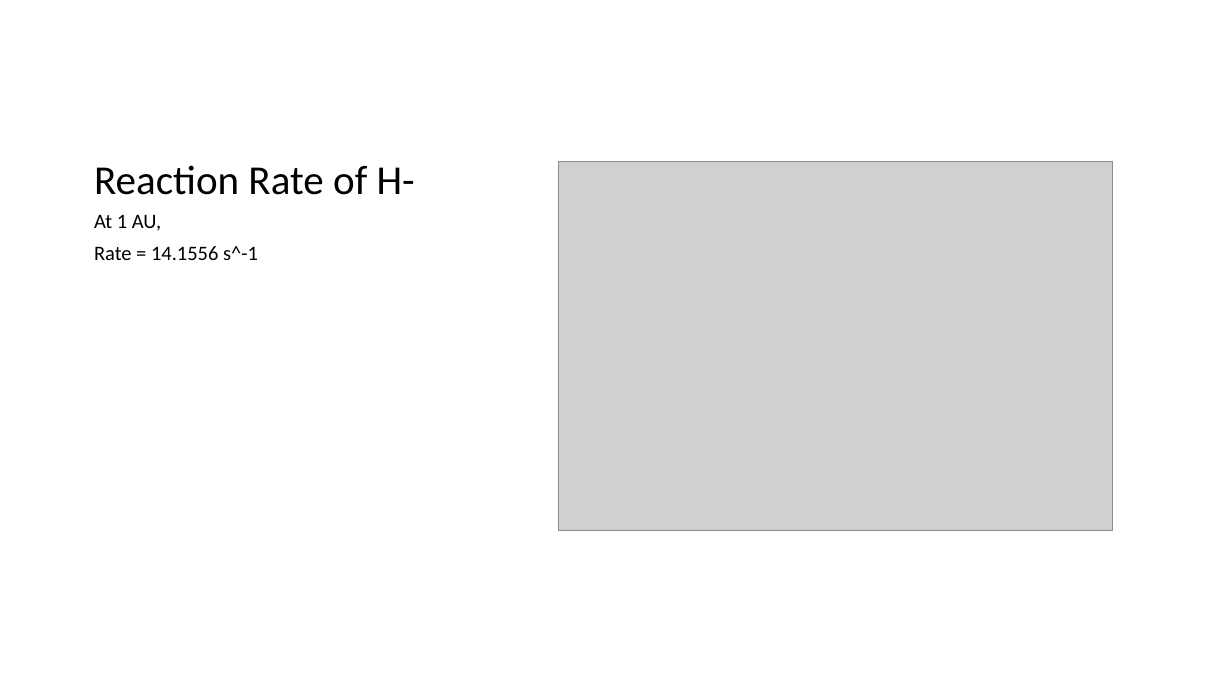
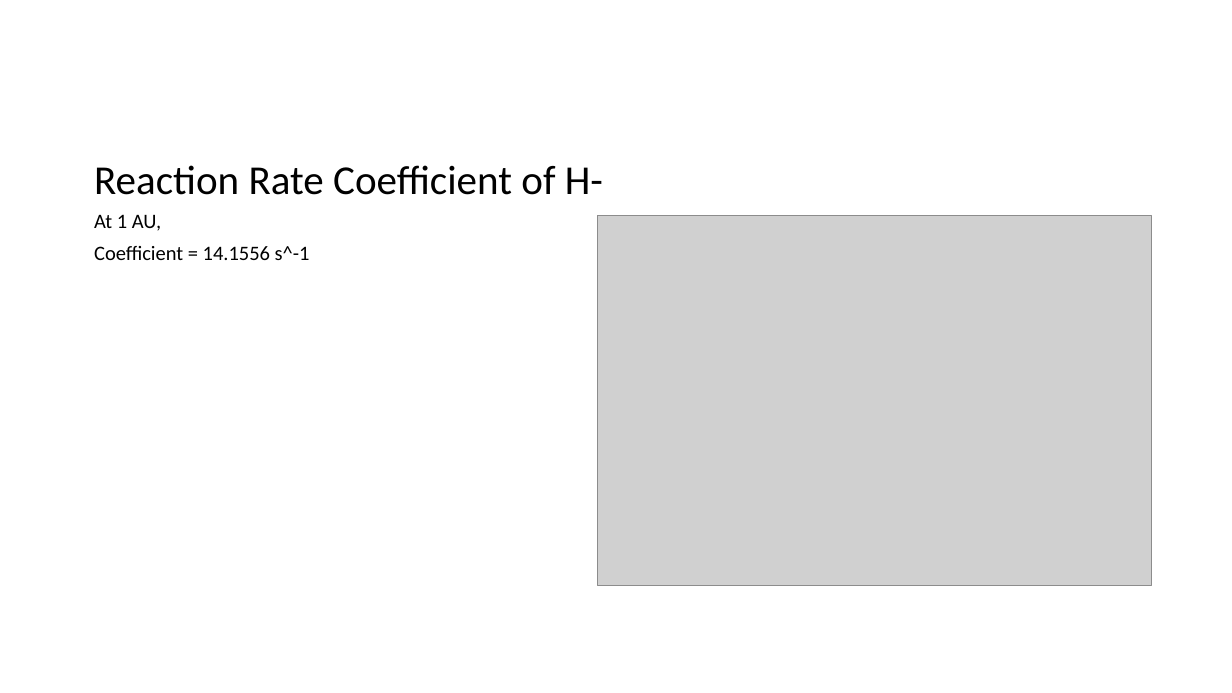
Before and after one commit to CubeOvO/Saturn, a slide deck: slide 4 of week4/Photodetachment Rate at Saturn - Draft.pptx. Drawn at 1232x693 pixels with LibreOffice and Linux fonts; fonts in the diff are those of the drawing; grey boxes stand for pictures. Boxes give left, top, right and bottom in pixels: in the first picture for what was removed or moved away, otherwise in the second. Text is boxed around its words. In the diff, an @@ line names an element or a change of style, - is before the commit and + after.

```diff
--- a/week4/Photodetachment Rate at Saturn - Draft.pptx
+++ b/week4/Photodetachment Rate at Saturn - Draft.pptx
@@ title at bbox=[94, 165, 603, 195]: text changed @@
-Reaction Rate of H-
+Reaction Rate Coefficient of H-
@@ picture: place and size @@
-picture at bbox=[558, 161, 1113, 531]
+picture at bbox=[598, 215, 1153, 585]
@@ text at bbox=[94, 246, 310, 260]: text changed @@
-Rate = 14.1556 s^-1
+Coefficient = 14.1556 s^-1
```
Also in this commit, not shown: 8 other slides changed.
